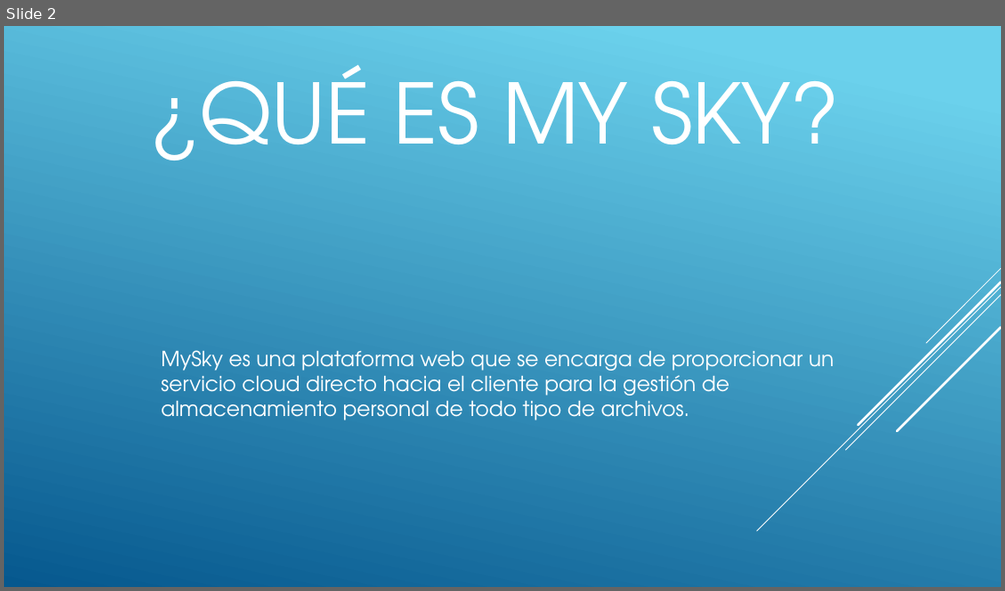
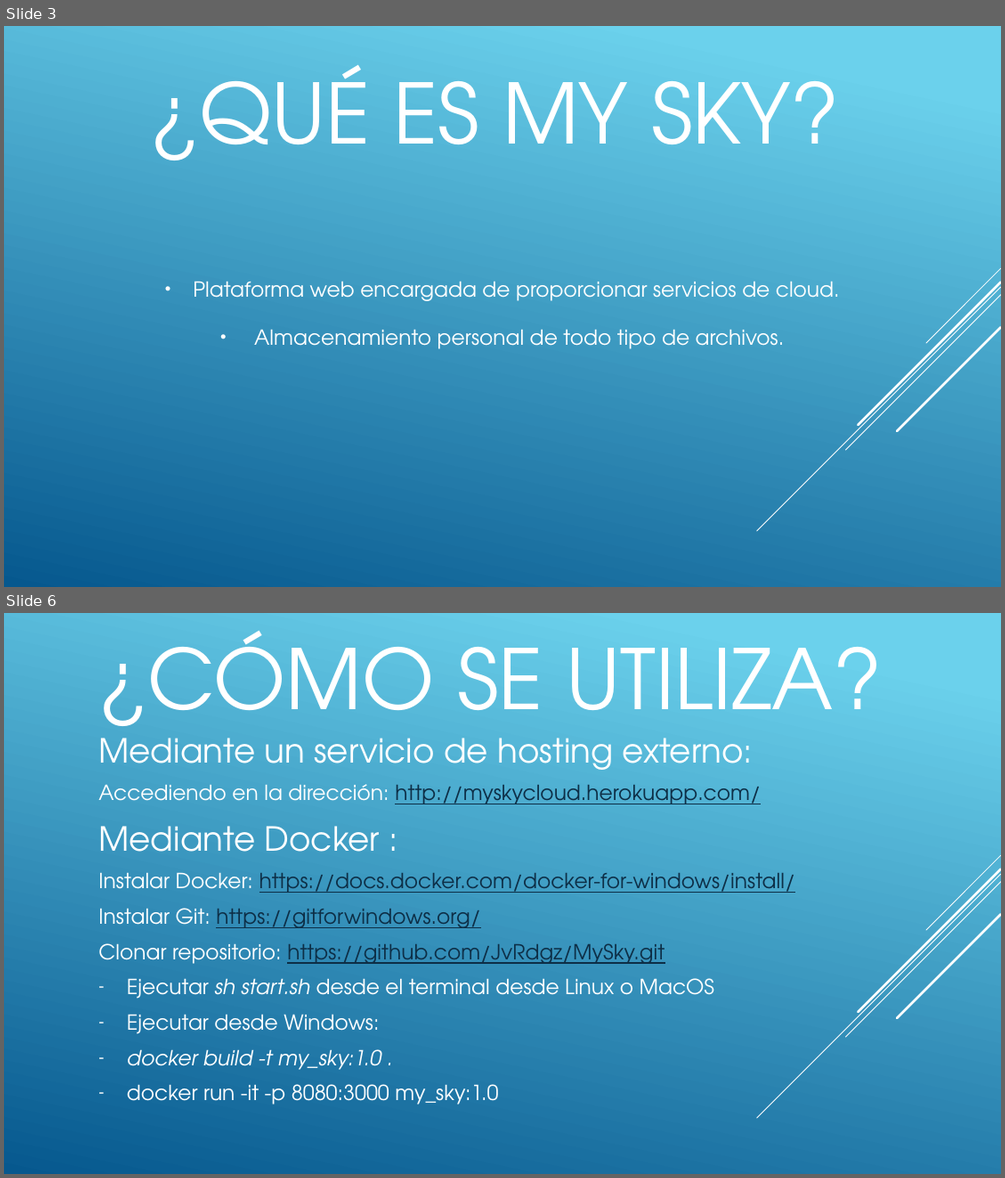
Before and after one commit to JvRdgz/Home-cloud-lite, a slide deck: doc/Presentación/Defensa.pptx. Shown one above the other, each under a label of ours: slide 2 before the commit, slides 3 and 6 after it; the slides between them are not shown. The pictures are 1005x591 and 1005x1178 pixels, drawn with LibreOffice and Linux fonts; fonts in the diff are those of the drawing. Boxes give left, top, right and bottom in pixels: in the first picture for what was removed or moved away, otherwise in the second. Text is boxed around its words. In the diff, an @@ line names an element or a change of style, - is before the commit and + after.

```diff
--- a/doc/Presentación/Defensa.pptx
+++ b/doc/Presentación/Defensa.pptx
@@ slide 6 added at (4,613,1001,1174), background gradient #6ED2EB to #06588E; not listed: 5 template elements that a slide beside it also shows @@
@@ title added at (98,630,882,747), 80 pt, text #FFFFFF @@
+¿CÓMO SE UTILIZA?
@@ text added at (98,784,796,1104), 20 pt, text #FFFFFF @@
+Mediante un servicio de hosting externo:
+Accediendo en la dirección: http://myskycloud.herokuapp.com/
+Mediante Docker :
+Instalar Docker: https://docs.docker.com/docker-for-windows/install/
+Instalar Git: https://gitforwindows.org/
+Clonar repositorio: https://github.com/JvRdgz/MySky.git
+– Ejecutar sh start.sh desde el terminal desde Linux o MacOS
+– Ejecutar desde Windows:
+– docker build -t my_sky:1.0 .
+– docker run -it -p 8080:3000 my_sky:1.0
@@ what was slide 2 is now slide 3 @@
@@ slide 3 changed as well @@
@@ text at (193,281,840,349): text changed @@
-MySky es una plataforma web que se encarga de proporcionar un servicio cloud directo hacia el cliente para la gestión de almacenamiento personal de todo tipo de archivos.
+• Plataforma web encargada de proporcionar servicios de cloud.
+• Almacenamiento personal de todo tipo de archivos.
```
Also in this commit, not shown: 1 other slide changed, 5 other slides added, 2 slides removed.
